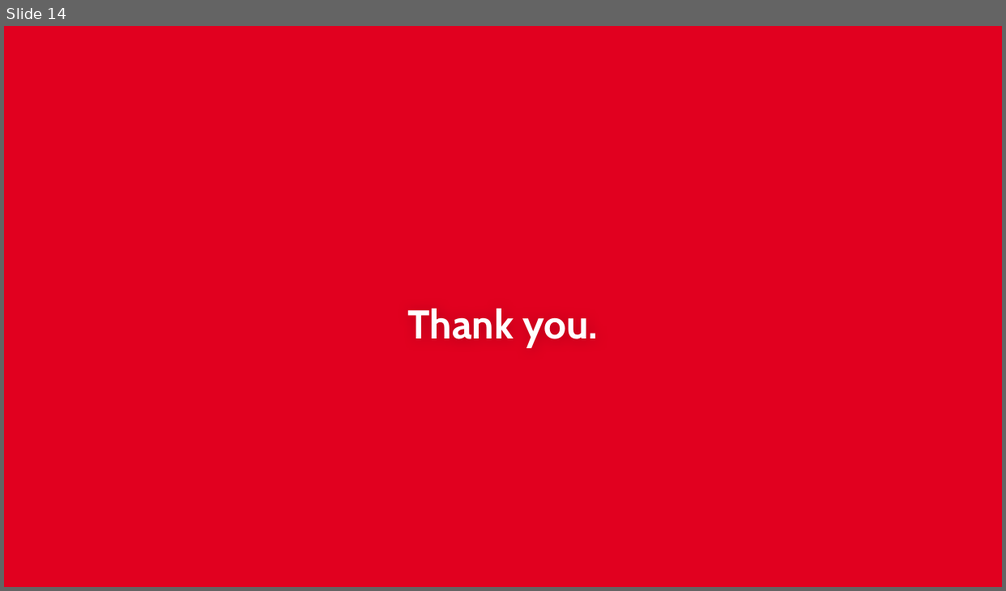
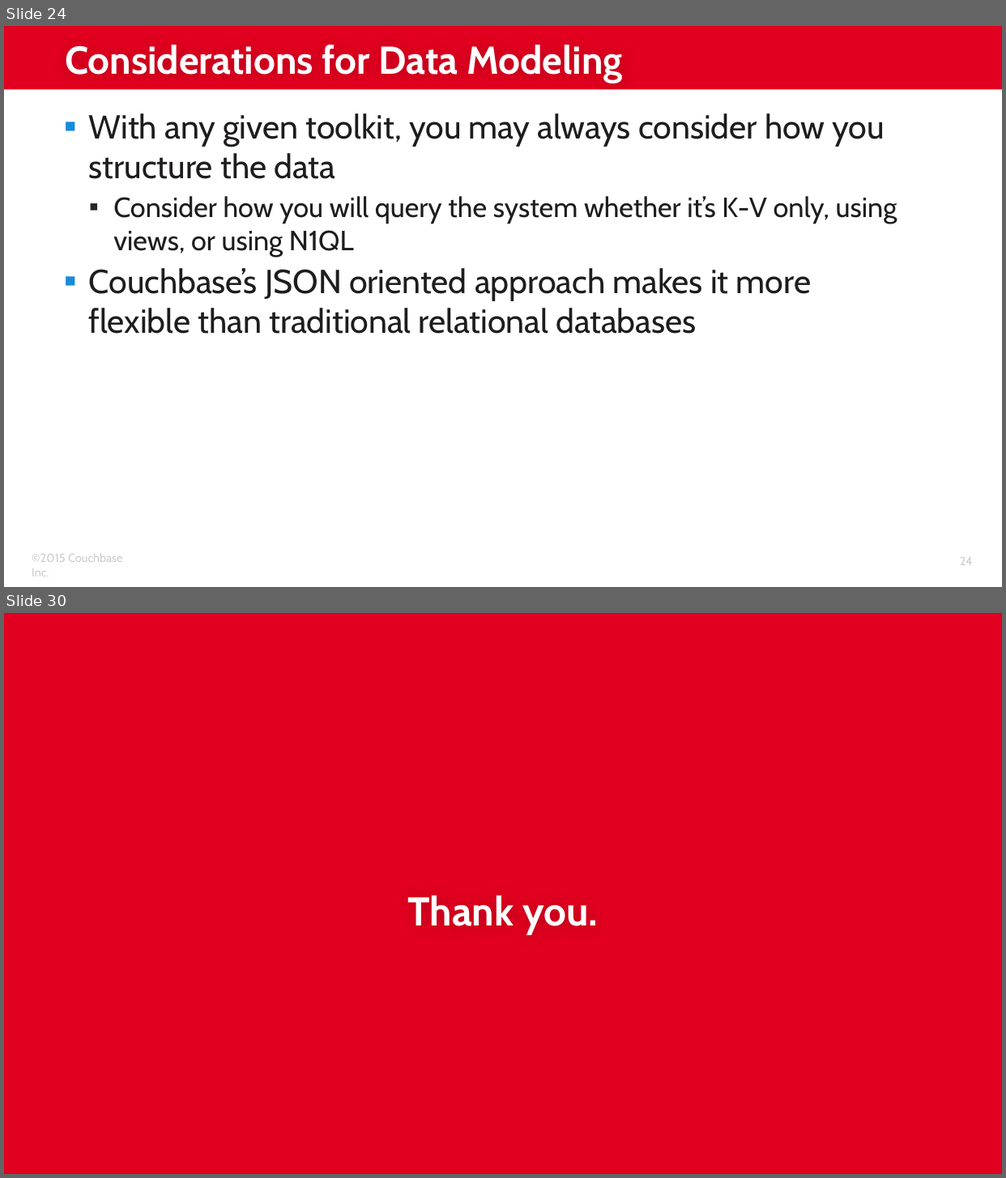
Before and after one commit to subalakr/workshop, a slide deck: server/presentations/Lec-03_N1QL_Introduction.pptx. Shown one above the other, each under a label of ours: slide 14 before the commit, slides 24 and 30 after it; the slides between them are not shown. The pictures are 1006x591 and 1006x1178 pixels, drawn with LibreOffice and Linux fonts; fonts in the diff are those of the drawing; background and template pictures are left out. Boxes give left, top, right and bottom in pixels: in the first picture for what was removed or moved away, otherwise in the second. Text is boxed around its words. In the diff, an @@ line names an element or a change of style, - is before the commit and + after.

```diff
--- a/server/presentations/Lec-03_N1QL_Introduction.pptx
+++ b/server/presentations/Lec-03_N1QL_Introduction.pptx
@@ slide 24 added at <box>4,26,1002,587</box>, background #FFFFFF @@
@@ rectangle added at <box>4,26,1002,90</box>, fill #E1001F @@
@@ title added at <box>65,45,623,83</box>, 28 pt, text #FFFFFF, bold @@
+Considerations for Data Modeling
@@ text added at <box>89,113,897,334</box>, 24 pt, text #1E1C1C @@
+▪ With any given toolkit, you may always consider how you structure the data
+  ▪ Consider how you will query the system whether it’s K-V only, using views, or using N1QL
+▪ Couchbase’s JSON oriented approach makes it more flexible than traditional relational databases
@@ text added at <box>32,553,123,577</box>, 8.5 pt, text #CCCCCC @@
+©2015 Couchbase Inc.
@@ page number added at <box>960,557,973,565</box>, 8.5 pt, text #CCCCCC @@
+24
@@ what was slide 14 is now slide 30 @@
```
Also in this commit, not shown: 1 slide changed, 27 other slides added, 13 slides removed.
